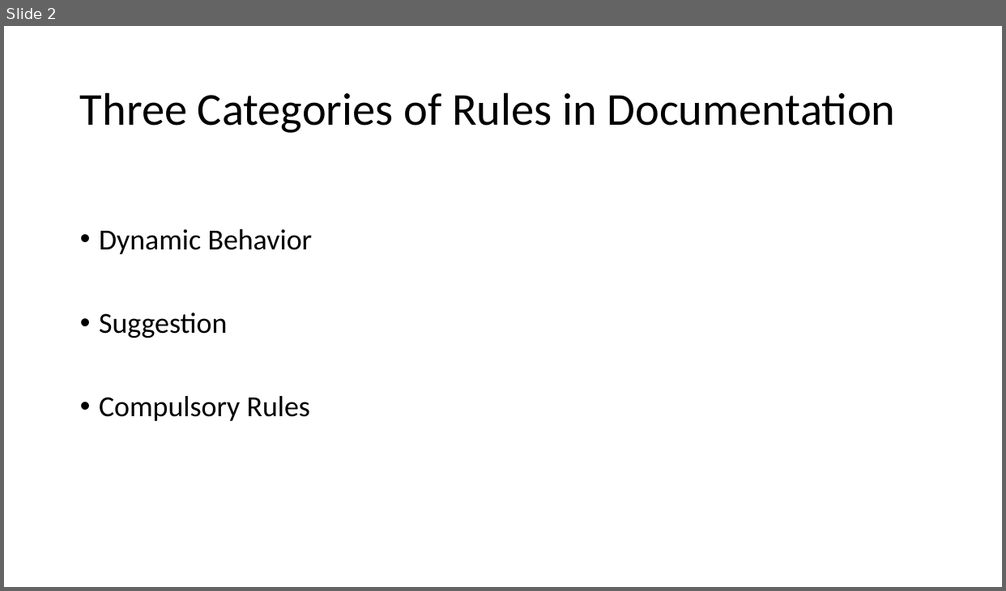
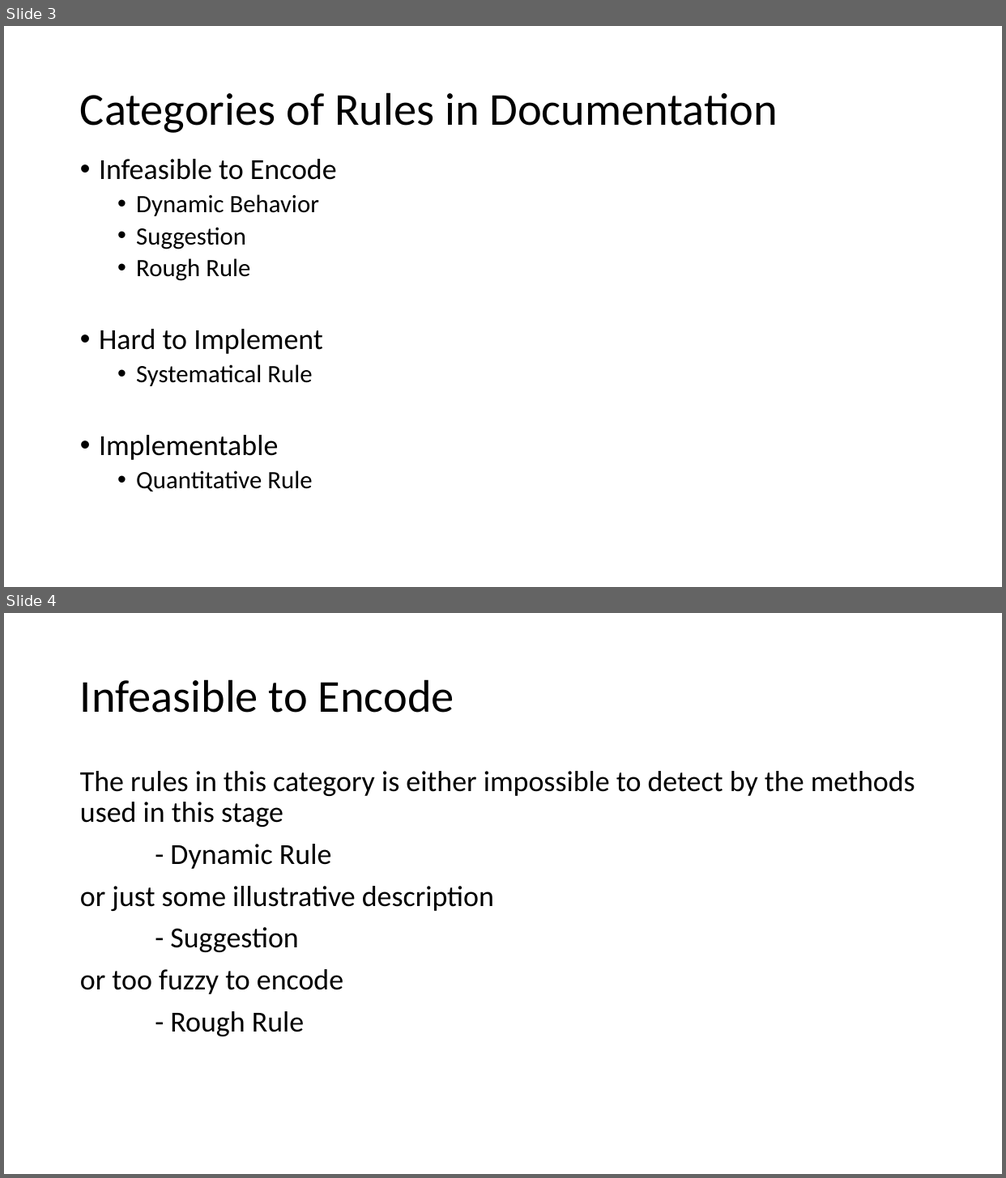
Before and after one commit to MulongXie/AppRuleCheck-Android, a slide deck: doc/week2.pptx. Shown one above the other, each under a label of ours: slide 2 before the commit, slides 3 and 4 after it. The pictures are 1006x591 and 1006x1178 pixels, drawn with LibreOffice and Linux fonts; fonts in the diff are those of the drawing. Boxes give left, top, right and bottom in pixels: in the first picture for what was removed or moved away, otherwise in the second. Text is boxed around its words. In the diff, an @@ line names an element or a change of style, - is before the commit and + after.

```diff
--- a/doc/week2.pptx
+++ b/doc/week2.pptx
@@ slide 4 added at [4, 613, 1002, 1174], background #FFFFFF @@
@@ title added at [80, 679, 454, 713], 44 pt, text #000000 @@
+Infeasible to Encode
@@ text added at [80, 771, 915, 1037], 28 pt, text #000000 @@
+The rules in this category is either impossible to detect by the methods used in this stage
+- Dynamic Rule
+or just some illustrative description
+- Suggestion
+or too fuzzy to encode
+- Rough Rule
@@ what was slide 2 is now slide 3 @@
@@ slide 3 changed as well @@
@@ title at [80, 92, 778, 133]: text changed @@
-Three Categories of Rules in Documentation
+Categories of Rules in Documentation
@@ text "Infeasible to Encode": place and size @@
-text "Infeasible to Encode" at [99, 229, 313, 421]
+text "Infeasible to Encode" at [99, 159, 337, 492]
@@ text at [99, 159, 337, 180]: paragraph added @@
+• Infeasible to Encode
@@ text at [136, 194, 319, 250]: size 28 to 24 pt in "Dynamic Behavior", "Suggestion"; list level 1 to 2 in "Dynamic Behavior"; list level 1 to 2 in "Suggestion" @@
@@ text at [99, 258, 323, 492]: text changed; size 28 to 24 pt @@
-• Compulsory Rules
+  • Rough Rule
+• Hard to Implement
+  • Systematical Rule
+• Implementable
+  • Quantitative Rule
```
Also in this commit, not shown: 3 other slides changed, 2 other slides added, 2 other files.
